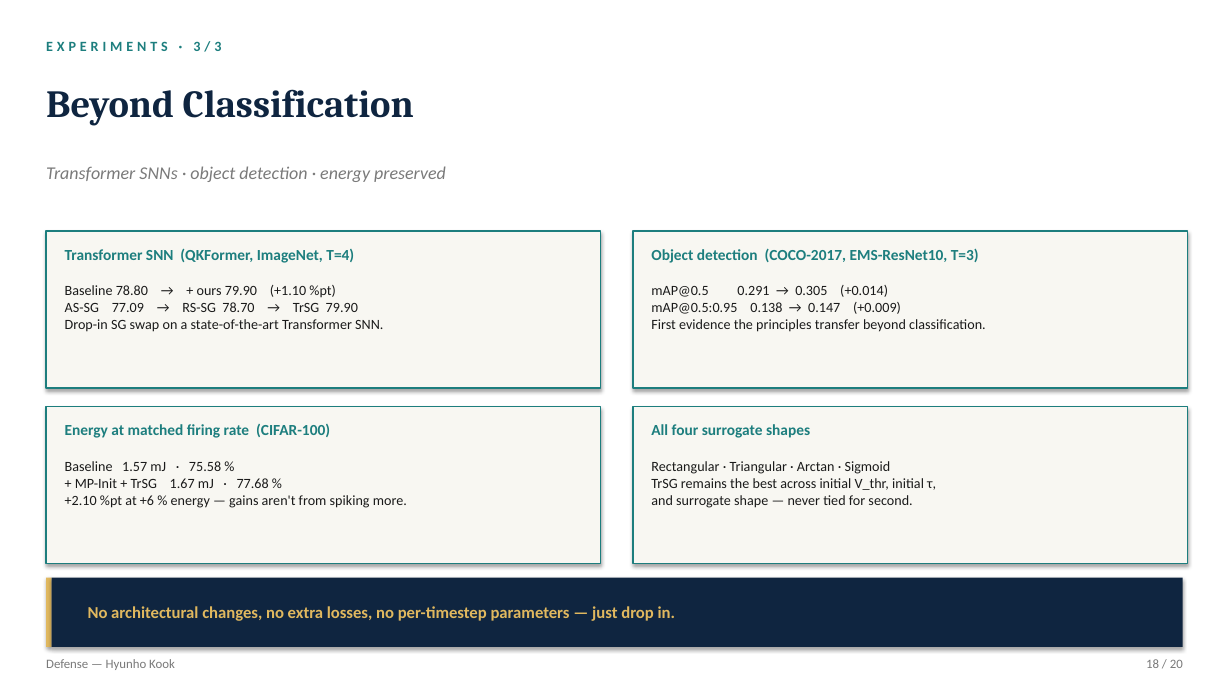
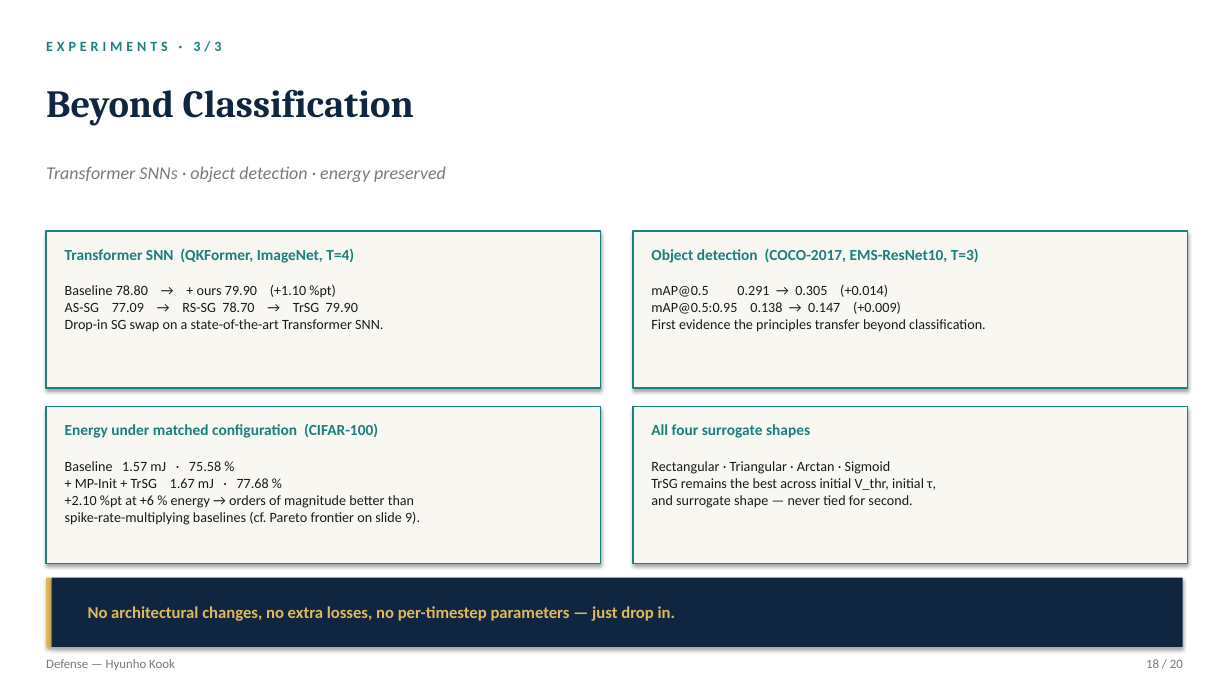
Before and after one commit to kookhh0827/POSTECH_thesis_template_latex, a slide deck: slide 18 of Hyunho_Kook_Master_Defense.pptx. Drawn at 1232x693 pixels with LibreOffice and Linux fonts; fonts in the diff are those of the drawing. Boxes give left, top, right and bottom in pixels: in the first picture for what was removed or moved away, otherwise in the second. Text is boxed around its words. In the diff, an @@ line names an element or a change of style, - is before the commit and + after.

```diff
--- a/Hyunho_Kook_Master_Defense.pptx
+++ b/Hyunho_Kook_Master_Defense.pptx
@@ text at box(65, 424, 378, 438): text changed @@
-Energy at matched firing rate (CIFAR-100)
+Energy under matched configuration (CIFAR-100)
@@ text at box(65, 461, 420, 525): text changed @@
-Baseline 1.57 mJ · 75.58 %
-+ MP-Init + TrSG 1.67 mJ · 77.68 %
-+2.10 %pt at +6 % energy — gains aren't from spiking more.
+Baseline 1.57 mJ · 75.58 %
++ MP-Init + TrSG 1.67 mJ · 77.68 %
++2.10 %pt at +6 % energy → orders of magnitude better than
+spike-rate-multiplying baselines (cf. Pareto frontier on slide 9).
```
Also in this commit, not shown: 7 other slides changed, 5 other files.
